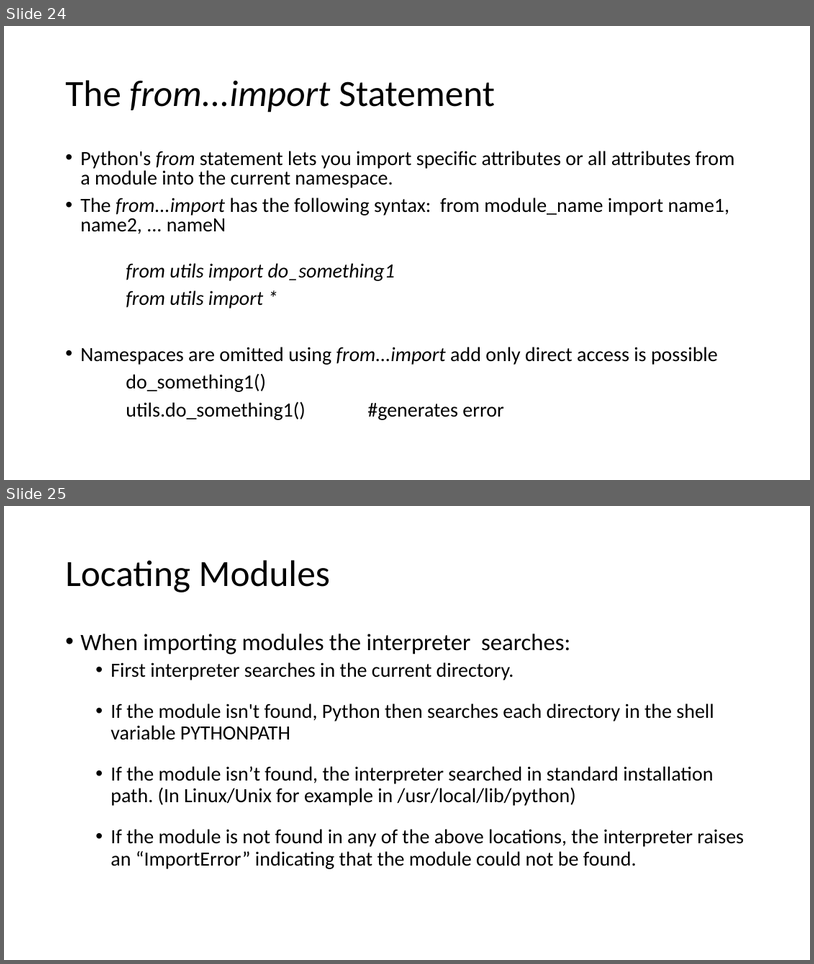
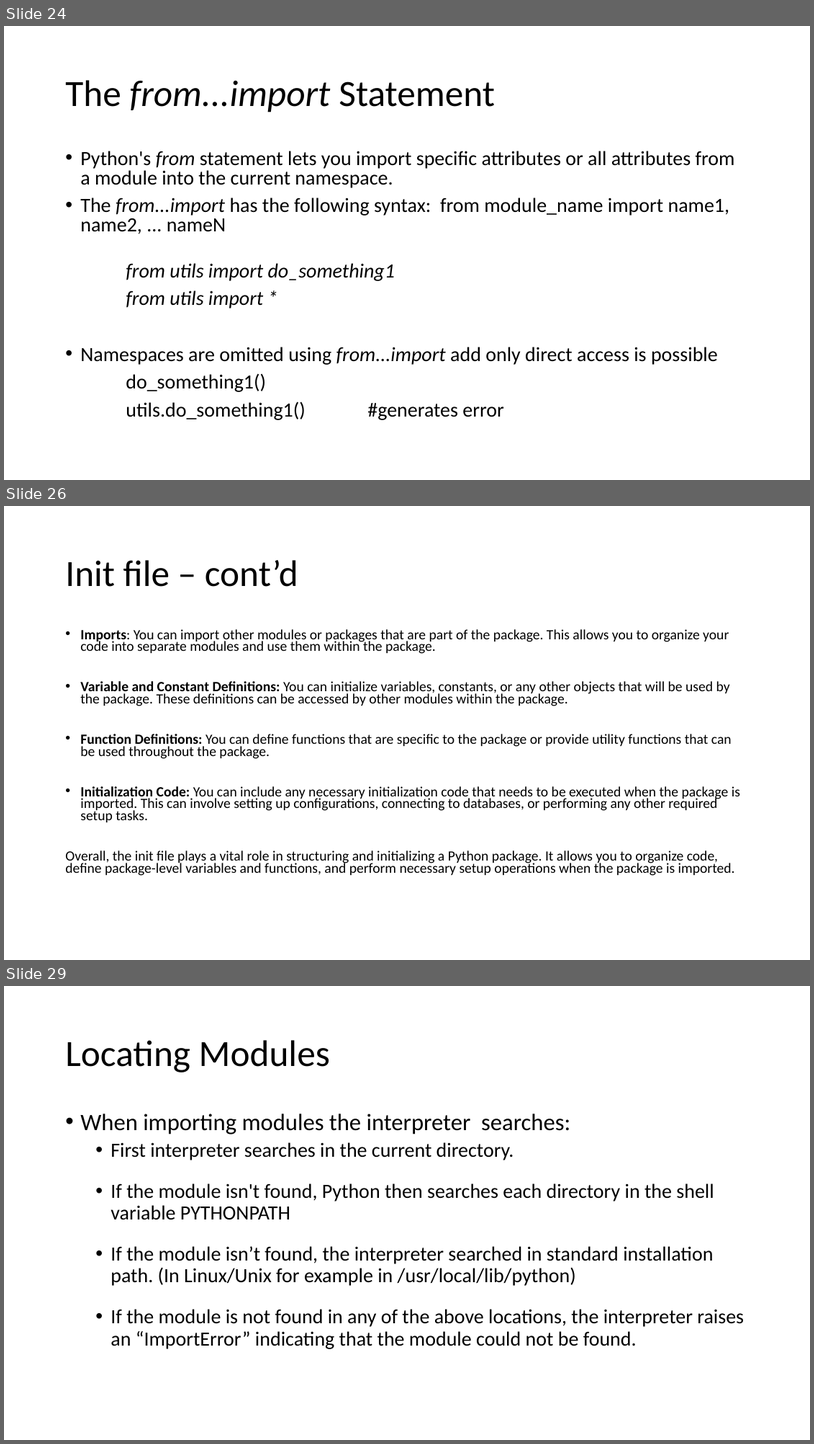
Before and after one commit to Spax04/PythonCourse, a slide deck: basic_new/Module 04 - Python Functions.pptx. Shown one above the other, each under a label of ours: slides 24 and 25 before the commit, slides 24, 26 and 29 after it; the slides between them are not shown. The pictures are 814x964 and 814x1444 pixels, drawn with LibreOffice and Linux fonts; fonts in the diff are those of the drawing. Boxes give left, top, right and bottom in pixels: in the first picture for what was removed or moved away, otherwise in the second. Text is boxed around its words. In the diff, an @@ line names an element or a change of style, - is before the commit and + after.

Commit message:
Added explanation about Init file and recreated PDF

```diff
--- a/basic_new/Module 04 - Python Functions.pptx
+++ b/basic_new/Module 04 - Python Functions.pptx
@@ slide 26 added at [4, 506, 810, 960], background #FFFFFF @@
@@ title added at [65, 560, 298, 587], 44 pt, text #000000 @@
+Init file – cont’d
@@ text added at [65, 629, 741, 875], 16.8 pt, text #000000 @@
+• Imports: You can import other modules or packages that are part of the package. This allows you to organize your code into separate modules and use them within the package.
+• Variable and Constant Definitions: You can initialize variables, constants, or any other objects that will be used by the package. These definitions can be accessed by other modules within the package.
+• Function Definitions: You can define functions that are specific to the package or provide utility functions that can be used throughout the package.
+• Initialization Code: You can include any necessary initialization code that needs to be executed when the package is imported. This can involve setting up configurations, connecting to databases, or performing any other required setup tasks.
+Overall, the init file plays a vital role in structuring and initializing a Python package. It allows you to organize code, define package-level variables and functions, and perform necessary setup operations when the package is imported.
@@ what was slide 25 is now slide 29 @@
```
Also in this commit, not shown: 3 other slides added, 1 slide removed, 9 other files.
